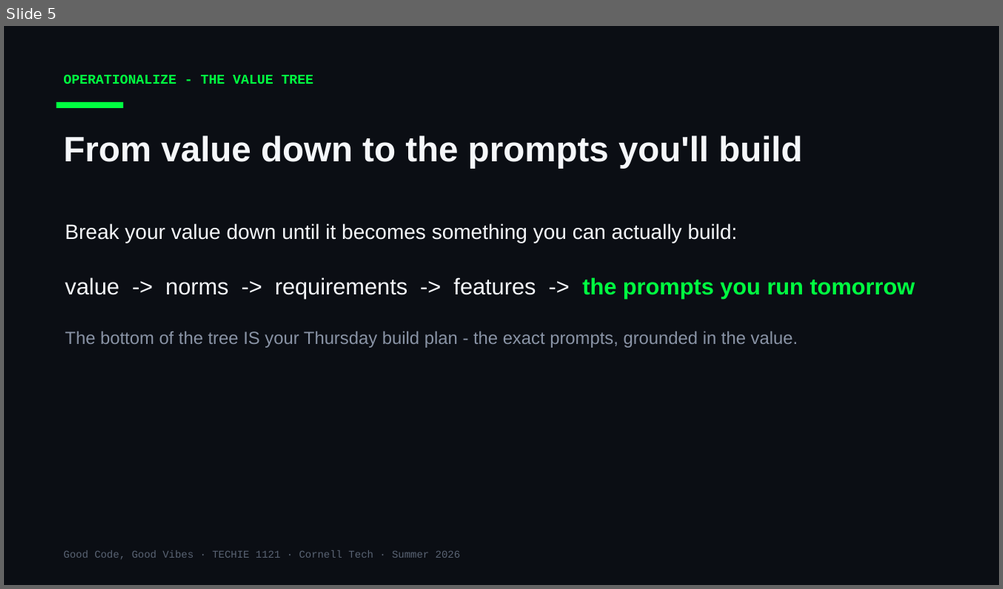
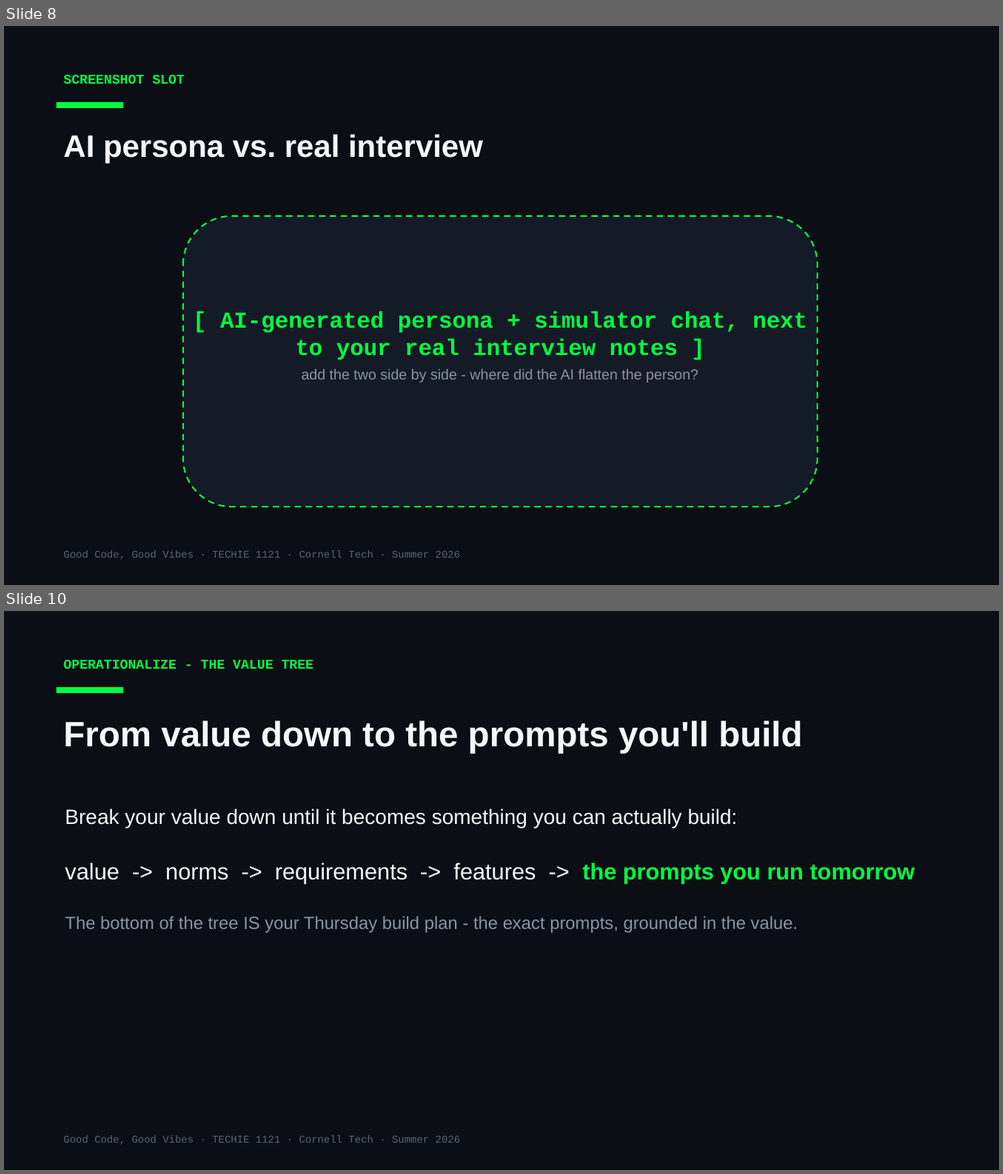
Before and after one commit to Cornell-Tech-Vibe-Coding-Summer-2026/website, a slide deck: slides/Week3-Wed-Working-Day.pptx. Shown one above the other, each under a label of ours: slide 5 before the commit, slides 8 and 10 after it; the slides between them are not shown. The pictures are 1003x589 and 1003x1174 pixels, drawn with LibreOffice and Linux fonts; fonts in the diff are those of the drawing. Boxes give left, top, right and bottom in pixels: in the first picture for what was removed or moved away, otherwise in the second. Text is boxed around its words. In the diff, an @@ line names an element or a change of style, - is before the commit and + after.

```diff
--- a/slides/Week3-Wed-Working-Day.pptx
+++ b/slides/Week3-Wed-Working-Day.pptx
@@ slide 8 added at [4, 26, 999, 585], background #0B0E14 @@
@@ text added at [63, 75, 185, 84], 13 pt, text #00FF41, bold @@
+SCREENSHOT SLOT
@@ rectangle added at [57, 102, 123, 108], fill #00FF41 @@
@@ text added at [63, 134, 483, 164], 30 pt, text #F5F7FA, bold @@
+AI persona vs. real interview
@@ rounded rectangle added at [183, 216, 817, 507], fill #151B26, outline #00FF41 1.5 pt dashed @@
@@ text added at [220, 312, 807, 360], 22 pt, text #00FF41, bold @@
+[ AI-generated persona + simulator chat, next to your real interview notes ]
@@ text added at [301, 369, 698, 383], 14 pt, text #8A94A6 @@
+add the two side by side - where did the AI flatten the person?
@@ text added at [63, 551, 460, 560], 10 pt, text #5A6474 @@
+Good Code, Good Vibes · TECHIE 1121 · Cornell Tech · Summer 2026
@@ what was slide 5 is now slide 10 @@
```
Also in this commit, not shown: 1 slide changed, 4 other slides added, 1 other file.
